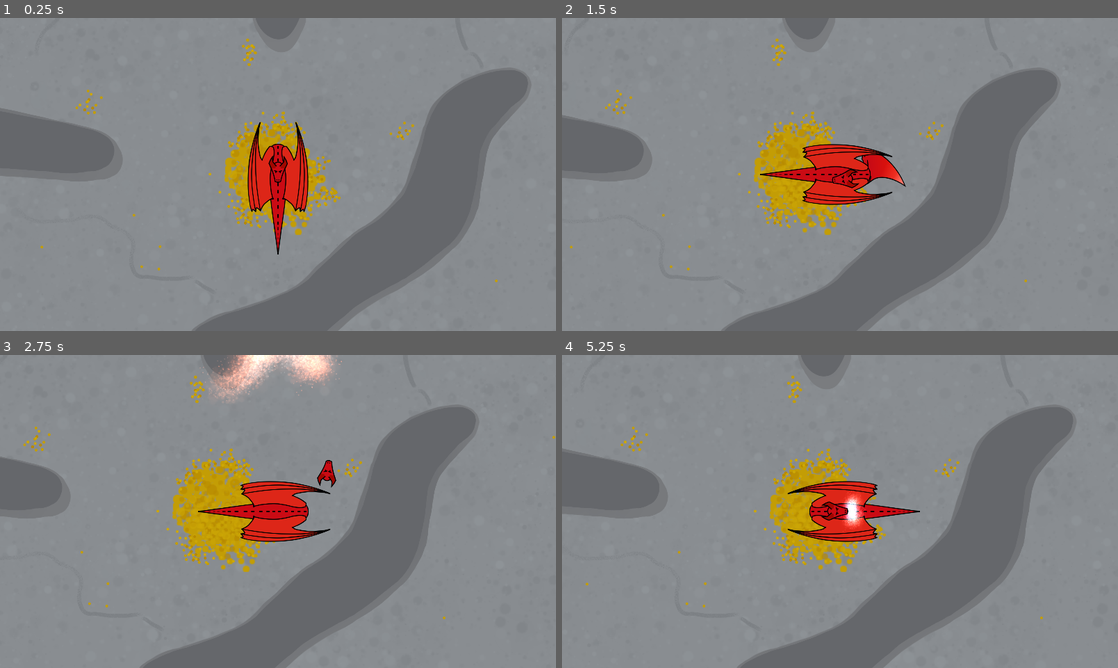
Above: before the commit, frames 1-4 (two rows, left to right).
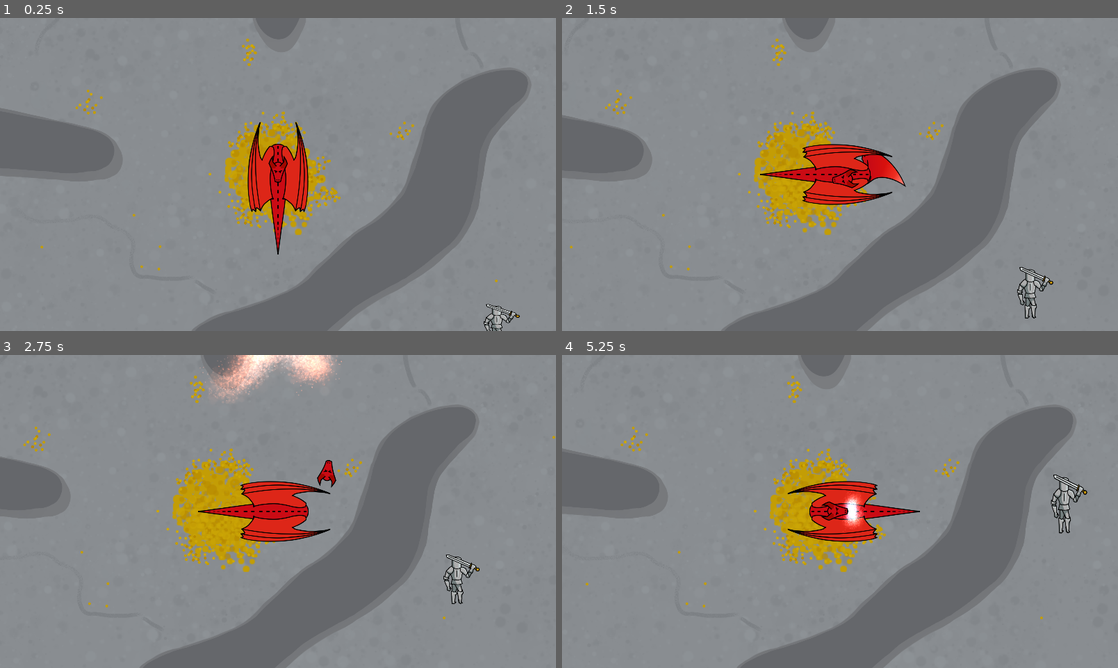
Above: after the commit, the same moments.

Repository: GiantBlargg/DragonHoard
Game: Godot game, scene res://Levels/Stage2.tscn
Two runs of this game, one before a commit and one after it. Both use one fixed random seed, a clock stepped at 60 frames per second and the inputs below. This scene is started directly instead of the project's main scene.
Inputs (mouse positions are in pixels of both pictures, inside the frame that each line leads up to):
- Up to frame 1 (0.25 s): no input
- Up to frame 2 (1.5 s): move the mouse to (962, 158) at 0.52 s; hold D (Right) 0.53-1.28 s; click (962, 158) at 0.6 s; move the mouse to (728, 190) at 1.27 s; hold G (Back) from 1.28 s (still down); tap E (Swipe) at 1.35 s
- Up to frame 3 (2.75 s): move the mouse to (333, 442) at 2.02 s; release G (Back) at 2.03 s; hold D (Right) from 2.03 s (still down); click (333, 442) at 2.1 s
- Up to frame 4 (5.25 s): move the mouse to (812, 574) at 2.77 s; release D (Right) at 2.78 s; hold T (Forward) 2.78-3.53 s; tap E (Swipe) at 2.85, 4.35 s; move the mouse to (1006, 558) at 3.52 s; hold A (Left) 3.53-5.03 s; click (1006, 558) at 3.6 s; move the mouse to (673, 464) at 4.27 s; move the mouse to (867, 511) at 5.02 s; hold G (Back) from 5.03 s (still down); click (867, 511) at 5.1 s

The runs differ from the first frame. In frame 1, 0.3% of the frame differs, in the area x 87-94%, y 91-100%; in frame 2, 0.4%; in frame 3, 0.4%; in frame 4, 0.5%, in the area x 87-95%, y 38-58%.

Commit message:
add knight

Diff:
--- a/Levels/Stage2.tscn
+++ b/Levels/Stage2.tscn
@@ -1,8 +1,9 @@
-[gd_scene load_steps=17 format=3 uid="uid://d3ymgk347dyqy"]
+[gd_scene load_steps=18 format=3 uid="uid://d3ymgk347dyqy"]
 
 [ext_resource type="Texture2D" uid="uid://cxcdiuucu8n15" path="res://Levels/Stage2.png" id="1_30s64"]
 [ext_resource type="PackedScene" uid="uid://df47tasppgtwm" path="res://Dragon/DragonBody.tscn" id="2_1brl2"]
 [ext_resource type="AudioStream" uid="uid://4e5lejl6shwu" path="res://Levels/Strength of the Titans.mp3" id="3_na0vs"]
+[ext_resource type="PackedScene" uid="uid://bofd4vplky8hj" path="res://Knight/Knight.tscn" id="4_mc5q6"]
 
 [sub_resource type="OccluderPolygon2D" id="OccluderPolygon2D_odq3i"]
 polygon = PackedVector2Array(-2007, -724, -1882, -749, -1816, -800, -1797, -902, -1792, -1022, -1792, -1101, -1769, -11 …(231 unchanged characters)…
@@ -133,3 +134,6 @@
 stream = ExtResource("3_na0vs")
 volume_db = -5.0
 autoplay = true
+
+[node name="Knight" parent="." instance=ExtResource("4_mc5q6")]
+position = Vector2(584, 373)
